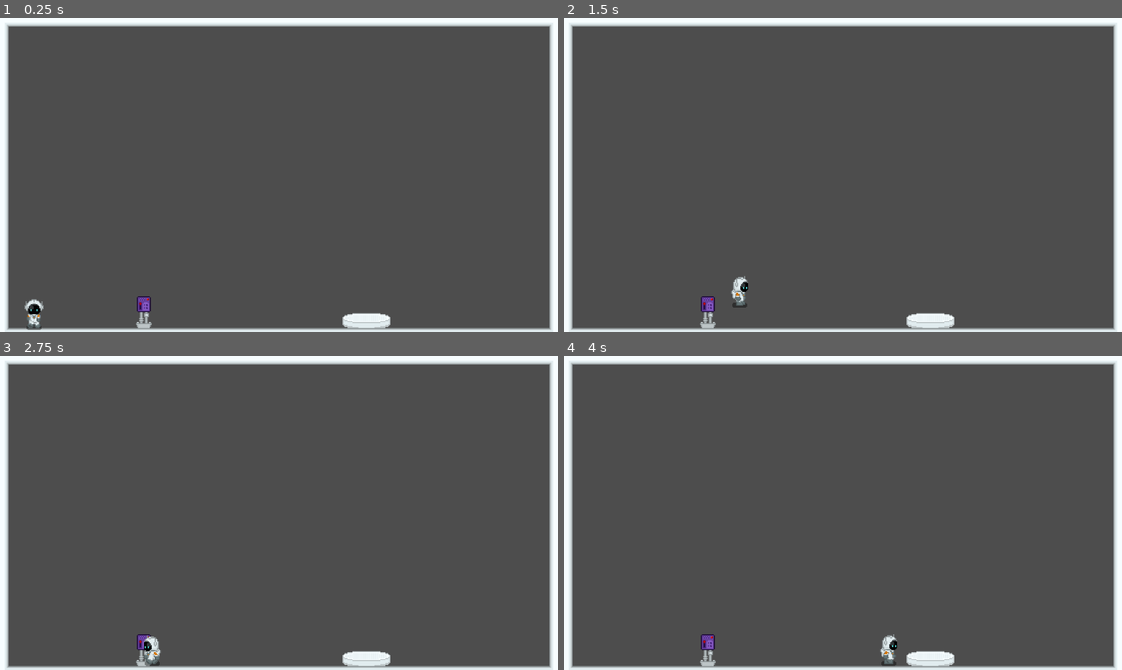
Above: before the commit, frames 1-4 (two rows, left to right).
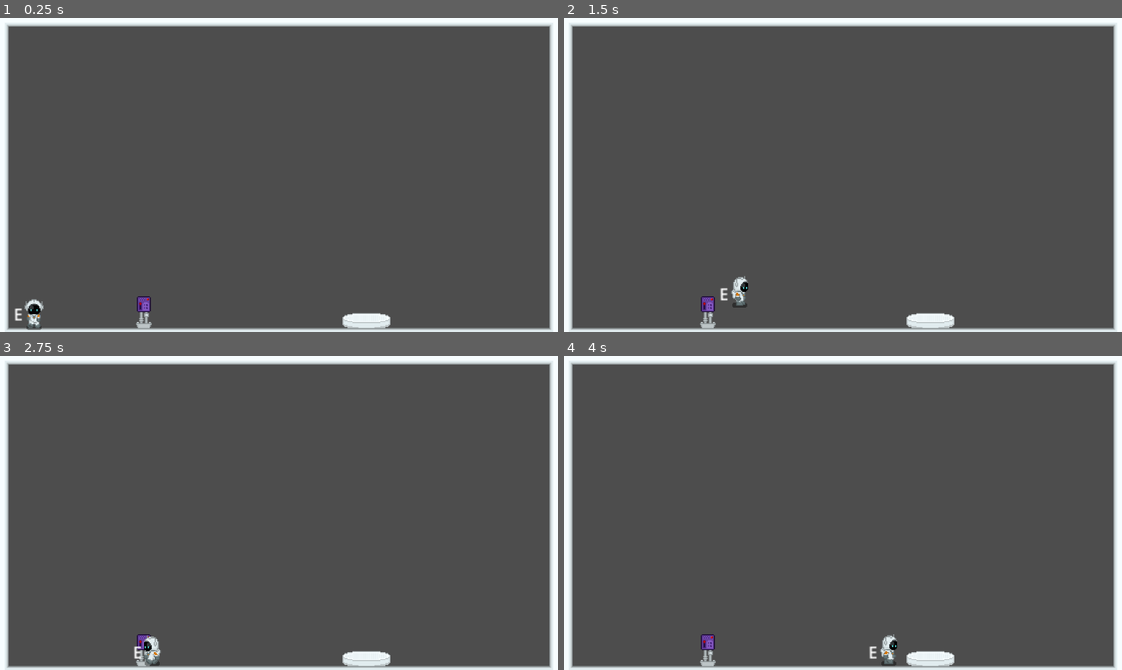
Above: after the commit, the same moments.

Repository: Sinnsai/questpresso
Game: Godot game, scene res://scenes/main.tscn
Same seed, same stepped clock (60 frames per second), same inputs: the game is played once before the commit and once after it.
Inputs:
- Up to frame 1 (0.25 s): no input
- Up to frame 2 (1.5 s): hold D (move_right) from 0.53 s (still down); tap W (jump) at 0.77 s
- Up to frame 3 (2.75 s): tap W (jump) at 1.52 s; release D (move_right) at 2.03 s; hold A (move_left) from 2.03 s (still down)
- Up to frame 4 (4 s): release A (move_left) at 2.78 s; hold D (move_right) from 2.78 s (still down); tap W (jump) at 3.02, 3.77 s

The runs differ from the first frame. In frame 1, less than 0.1% of the frame differs, in the area x 2-4%, y 92-97%; in frame 2, less than 0.1%, in the area x 27-30%, y 85-90%; in frame 3, less than 0.1%; in frame 4, less than 0.1%.

Commit message:
starting box logigk

Diff:
--- a/project.godot
+++ b/project.godot
@@ -36,3 +36,8 @@
 "events": [Object(InputEventKey,"resource_local_to_scene":false,"resource_name":"","device":-1,"window_id":0,"alt_press …(192 unchanged characters)…
 ]
 }
+
+[layer_names]
+
+2d_physics/layer_1="world"
+2d_physics/layer_2="interactions"
--- a/scenes/breakbox.tscn
+++ b/scenes/breakbox.tscn
@@ -1,5 +1,10 @@
 [gd_scene format=3 uid="uid://chi3tiwt5gb55"]
 
-[node name="breakbox" type="Area2D"]
+[ext_resource type="Script" uid="uid://cp888uwvirsft" path="res://scenes/breakbox.gd" id="1_hswp8"]
 
-[node name="Sprite2D" type="Sprite2D" parent="."]
+[node name="breakbox" type="Area2D" unique_id=1340935745]
+collision_layer = 2
+collision_mask = 0
+script = ExtResource("1_hswp8")
+
+[node name="Sprite2D" type="Sprite2D" parent="." unique_id=638507163]
--- a/scenes/player.tscn
+++ b/scenes/player.tscn
@@ -94,7 +94,7 @@
 "duration": 1.0,
 "texture": SubResource("AtlasTexture_bytlj")
 }],
-"loop": true,
+"loop": 1,
 "name": &"idle",
 "speed": 5.0
 }, {
@@ -123,7 +123,7 @@
 "duration": 1.0,
 "texture": SubResource("AtlasTexture_8q6cf")
 }],
-"loop": true,
+"loop": 1,
 "name": &"walk",
 "speed": 5.0
 }]
@@ -132,16 +132,42 @@
 radius = 11.0
 height = 28.0
 
-[node name="Player" type="CharacterBody2D"]
-position = Vector2(0, 1)
+[sub_resource type="RectangleShape2D" id="RectangleShape2D_px6ae"]
+size = Vector2(22, 30)
+
+[node name="Player" type="CharacterBody2D" unique_id=1994262041]
 script = ExtResource("1_wauph")
 metadata/_edit_group_ = true
 
-[node name="AnimatedSprite2D" type="AnimatedSprite2D" parent="."]
+[node name="AnimatedSprite2D" type="AnimatedSprite2D" parent="." unique_id=913579838]
 texture_filter = 1
 sprite_frames = SubResource("SpriteFrames_lul0h")
 animation = &"idle"
 autoplay = "idle"
 
-[node name="CollisionShape2D" type="CollisionShape2D" parent="."]
+[node name="CollisionShape2D" type="CollisionShape2D" parent="." unique_id=693835831]
 shape = SubResource("CapsuleShape2D_dmru4")
+
+[node name="HitBox" type="Area2D" parent="." unique_id=2027273970]
+collision_layer = 0
+collision_mask = 2
+
+[node name="CollisionShape2D" type="CollisionShape2D" parent="HitBox" unique_id=446443599]
+position = Vector2(0, 1)
+shape = SubResource("RectangleShape2D_px6ae")
+
+[node name="Label" type="Label" parent="HitBox" unique_id=446105631]
+anchors_preset = 8
+anchor_left = 0.5
+anchor_top = 0.5
+anchor_right = 0.5
+anchor_bottom = 0.5
+offset_left = -20.0
+offset_top = -11.5
+offset_right = 20.0
+offset_bottom = 11.5
+grow_horizontal = 2
+grow_vertical = 2
+rotation = -0.011360143
+size_flags_horizontal = 4
+text = "E"
--- a/scripts/player.gd
+++ b/scripts/player.gd
@@ -4,6 +4,7 @@
 
 const SPEED = 300.0
 const JUMP_VELOCITY = -400.0
+
 
 
 func _physics_process(delta: float) -> void:
Not shown: 1 places in scenes/player.tscn that only renumber resources
